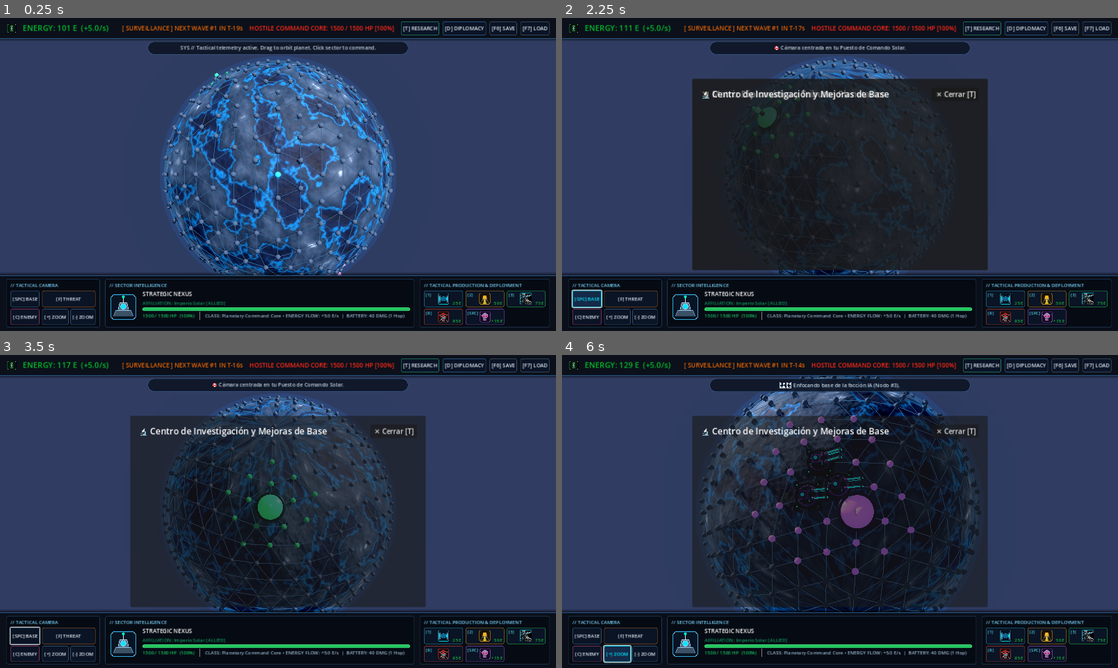
Above: before the commit, frames 1-4 (two rows, left to right).
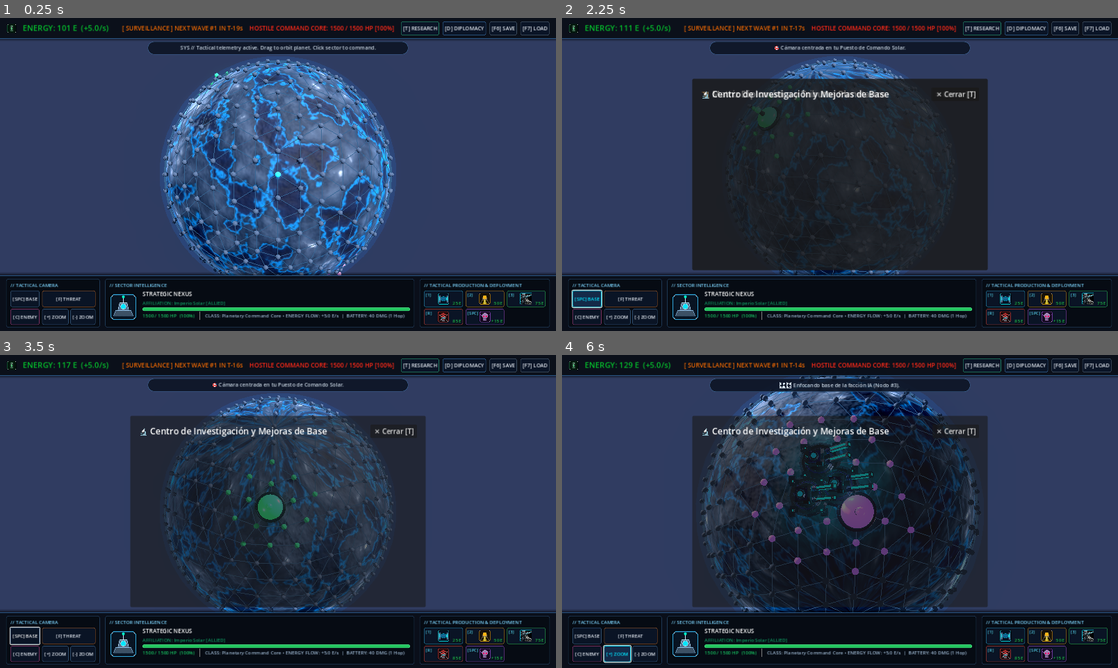
Above: after the commit, the same moments.

Repository: omarneyra/invassion
Game: Godot game, scene res://scenes/main.tscn
The game is run twice, just before and just after one commit, with the same random seed, the same clock (stepped at 60 frames per second) and the same inputs.
Inputs (mouse positions are in pixels of both pictures, inside the frame that each line leads up to):
- Up to frame 1 (0.25 s): no input
- Up to frame 2 (2.25 s): click "[T] RESEARCH" at 0.5 s; click "[D] DIPLOMACY" at 1.25 s; click "[SPC] BASE" at 2 s
- Up to frame 3 (3.5 s): tap Enter at 2.75 s; move the mouse to (400, 495) at 2.77 s; hold D from 2.78 s (still down); tap B at 2.85 s; click (400, 495) at 2.92 s; tap Space at 3.02 s
- Up to frame 4 (6 s): release D at 3.5 s; click "[F] THREAT" at 3.5 s; drag from (728, 527) to (812, 574) at 4.27 s; click "[C] ENEMY" at 5 s; click "[+] ZOOM" at 5.75 s

The runs differ from the first frame. In frame 1, 1.6% of the frame differs, in the area x 29-71%, y 13-82%; in frame 2, 0.5%; in frame 3, 1.1%; in frame 4, 1.7%, in the area x 32-76%, y 6-83%.
Error in both runs: Invalid call. Nonexistent function 'add_theme_constants_override' in base 'HBoxContainer'. (res://scenes/main.gd:1091)

Commit message:
feat(graphics): apply PBR textures, 1.35x scale, fill lighting and plasma glow to 3D turret

Diff:
--- a/scenes/main.tscn
+++ b/scenes/main.tscn
@@ -92,8 +92,13 @@
 
 [node name="DirectionalLight3D" type="DirectionalLight3D" parent="."]
 transform = Transform3D(0.866025, -0.25, 0.433013, 0, 0.866025, 0.5, -0.5, -0.433013, 0.75, 10, 15, 10)
-light_energy = 1.2
+light_energy = 1.3
 shadow_enabled = true
+
+[node name="DirectionalLightFill" type="DirectionalLight3D" parent="."]
+transform = Transform3D(-0.707107, 0.353553, -0.612372, 0, 0.866025, 0.5, 0.707107, 0.353553, -0.612372, -10, 8, -10)
+light_color = Color(0.68, 0.78, 0.95, 1)
+light_energy = 0.45
 
 [node name="PlanetView" parent="." instance=ExtResource("2_planet")]
 
--- a/scenes/planet_view.gd
+++ b/scenes/planet_view.gd
@@ -29,6 +29,9 @@
 var mat_wall: StandardMaterial3D
 
 const MESH_TURRET = preload("res://assets/models/turret.obj")
+const TEX_TURRET_ALBEDO = preload("res://assets/models/turret_titanium_albedo.png")
+const TEX_TURRET_NORMAL = preload("res://assets/models/turret_titanium_normal.png")
+const TEX_TURRET_ROUGH = preload("res://assets/models/turret_titanium_rough.png")
 var mat_alien_hive: StandardMaterial3D
 var mat_invader: StandardMaterial3D
 var mat_invader_scout: StandardMaterial3D
@@ -151,16 +154,18 @@
 	mat_base_glow.normal_texture = panel_normal
 
 	mat_turret = StandardMaterial3D.new()
-	mat_turret.albedo_color = Color("#384252")
-	mat_turret.metallic = 0.85
-	mat_turret.roughness = 0.28
+	mat_turret.albedo_texture = TEX_TURRET_ALBEDO
+	mat_turret.albedo_color = Color("#8a99ad")
+	mat_turret.metallic = 0.88
+	mat_turret.roughness_texture = TEX_TURRET_ROUGH
+	mat_turret.normal_enabled = true
+	mat_turret.normal_texture = TEX_TURRET_NORMAL
+	mat_turret.normal_scale = 1.8
+	mat_turret.rim_enabled = true
+	mat_turret.rim = 0.55
+	mat_turret.rim_tint = 0.4
+	mat_turret.rim_color = Color("#cbd5e1")
 	mat_turret.cull_mode = BaseMaterial3D.CULL_DISABLED
-	mat_turret.normal_enabled = true
-	mat_turret.normal_texture = panel_normal
-	mat_turret.rim_enabled = true
-	mat_turret.rim = 0.45
-	mat_turret.rim_tint = 0.5
-	mat_turret.rim_color = Color("#94a3b8")
 
 	mat_railgun_glow = StandardMaterial3D.new()
 	mat_railgun_glow.shading_mode = StandardMaterial3D.SHADING_MODE_UNSHADED
@@ -374,14 +379,18 @@
 
 	if not _faction_materials.has(key):
 		var mat = StandardMaterial3D.new()
+		mat.albedo_texture = TEX_TURRET_ALBEDO
 		mat.albedo_color = col
-		mat.metallic = 0.75
-		mat.roughness = 0.35
+		mat.metallic = 0.72
+		mat.roughness_texture = TEX_TURRET_ROUGH
+		mat.normal_enabled = true
+		mat.normal_texture = TEX_TURRET_NORMAL
+		mat.normal_scale = 1.4
 		mat.cull_mode = BaseMaterial3D.CULL_DISABLED
 		mat.rim_enabled = true
-		mat.rim = 0.4
+		mat.rim = 0.45
 		mat.rim_tint = 0.5
-		mat.rim_color = col.lightened(0.25)
+		mat.rim_color = col.lightened(0.3)
 		_faction_materials[key] = mat
 	elif color_hex != "":
 		var mat = _faction_materials[key]
@@ -504,12 +513,21 @@
 	elif btype == "turret":
 		var mi = MeshInstance3D.new()
 		mi.mesh = MESH_TURRET
+		mi.scale = Vector3(1.35, 1.35, 1.35)
 		var fact_armor = get_faction_armor_material(faction_id, color_hex)
 		mi.set_surface_override_material(0, mat_turret)
 		mi.set_surface_override_material(1, fact_armor)
 		mi.set_surface_override_material(2, mat_railgun_glow)
 		mi.set_surface_override_material(3, mat_optics)
 		root.add_child(mi)
+
+		# Resplandor dinámico de plasma cian que baña la torreta y el suelo geodésico
+		var light = OmniLight3D.new()
+		light.light_color = Color("#00f5ff")
+		light.light_energy = 1.2
+		light.omni_range = 2.2
+		light.position = Vector3(0, 0.45, 0.25)
+		root.add_child(light)
 
 	elif btype == "harvester":
 		# Extractor minero con núcleo y aros del color de la facción
Binary file added: assets/models/turret_titanium_albedo.png
Binary file added: assets/models/turret_titanium_normal.png
Binary file added: assets/models/turret_titanium_rough.png
